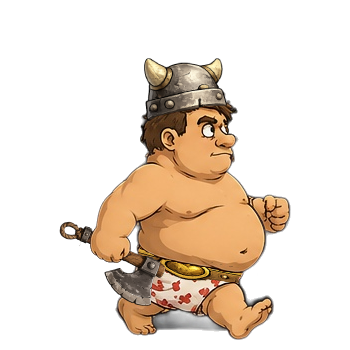
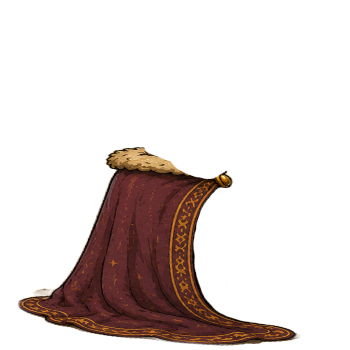
Layered file, before and after one edit (350x350). Changes by layer:
removed layer "slip de guerre" over 78, 237, 258, 283
removed layer "Tête" over 122, 87, 238, 183
added layer "cape" above "Sandale-4" over 17, 147, 301, 346
hid "Casque", painted on it over 122, 58, 238, 183
removed layer "marche" over 89, 220, 169, 331
removed layer "base-hache" over 59, 221, 166, 306
renamed "Background" to "Marche-3", hid it over 89, 87, 291, 340
